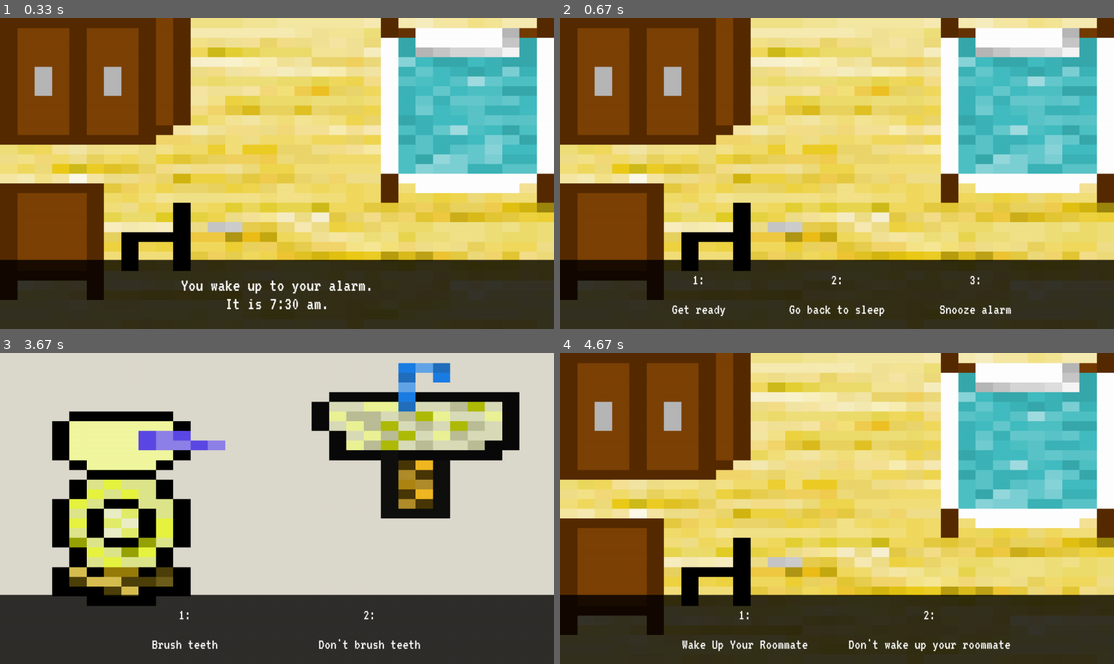
Above: before the commit, frames 1-4 (two rows, left to right).
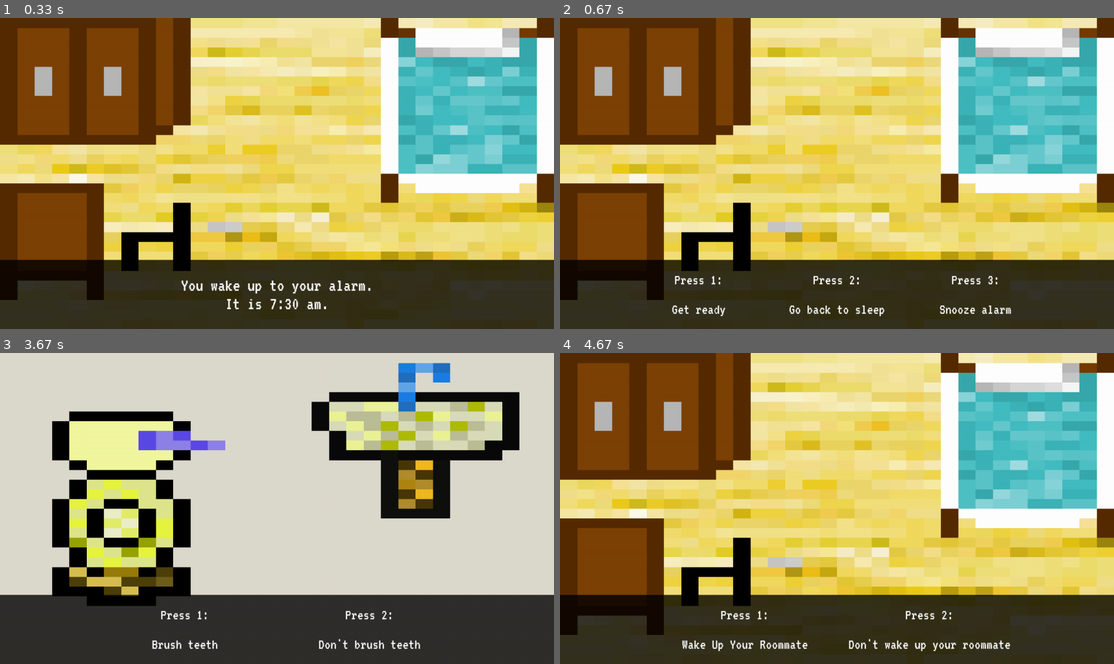
Above: after the commit, the same moments.

Repository: tymatt1/AnOrdinaryDay
Game: pygame game, started from src/main.py
Two runs of this game, one before a commit and one after it. Both use one fixed random seed, a clock stepped at 60 frames per second and the inputs below.
Inputs:
- Up to frame 1 (0.33 s): no input
- Up to frame 2 (0.67 s): tap Space at 0.33 s
- Up to frame 3 (3.67 s): tap 1 at 0.67 s; tap Space at 1.07, 1.37 s
- Up to frame 4 (4.67 s): tap 1 at 4.07 s; tap Space at 4.47 s

Frame 1 is identical in both runs. In frame 2, 0.3% of the frame differs, in the area x 20-79%, y 82-86%; in frame 3, 0.2%; in frame 4, 0.2%.

Commit message:
press number

Diff:
--- a/src/storyUI.py
+++ b/src/storyUI.py
@@ -182,11 +182,11 @@
                 x = (rh.width() / (count + 1)) * (i + 1)
                 # rh.drawRect((x - boxWidth / 2, rh.height() - boxHeight), (boxWidth, boxHeight), (0, 0, 10, 200))
                 # rh.drawText(str(i + 1) + ":", 16, (x, rh.height() - (boxHeight - 16)))
-                rh.drawText(str(i + 1) + ":\n\n" + elem.choices[i][0], 32, (x, rh.height() - (boxHeight / 2)))
+                rh.drawText("Press " + str(i + 1) + ":\n\n" + elem.choices[i][0], 32, (x, rh.height() - (boxHeight / 2)))
 
         if type(elem) is Character:
             rh.drawImg(elem.movImg, LerpTuple(elem.start, elem.end, elem.current / elem.duration), elem.dims)
 
         if type(elem) is QuickTimeEvent:
             rh.drawRect((0, rh.height() - boxHeight), (rh.width(), boxHeight), (0, 0, 0, 200))
-            rh.drawText("1:\n\n" + elem.text, 32, (rh.width() / 2, rh.height() - (boxHeight / 2)))
+            rh.drawText("Press 1:\n\n" + elem.text, 32, (rh.width() / 2, rh.height() - (boxHeight / 2)))
